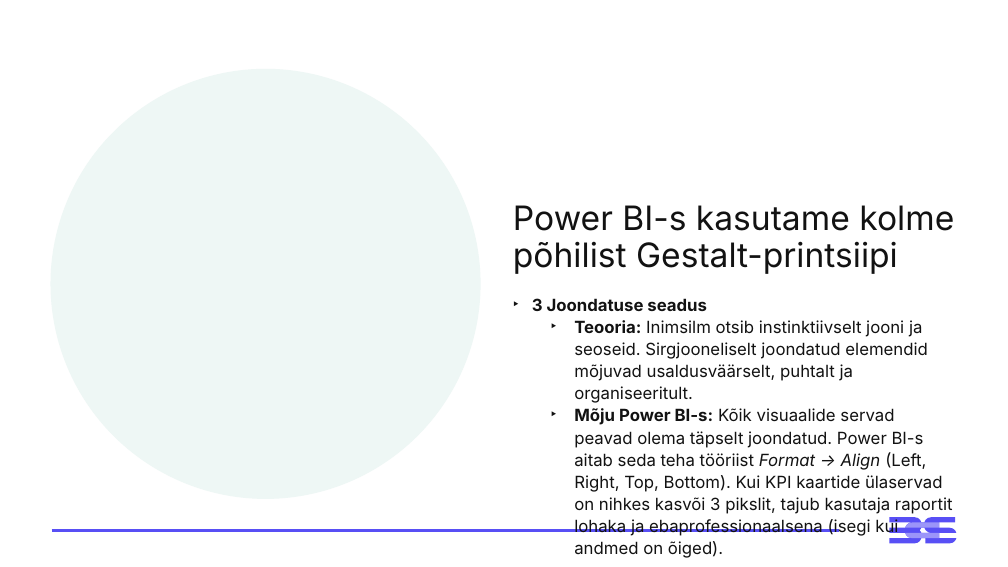
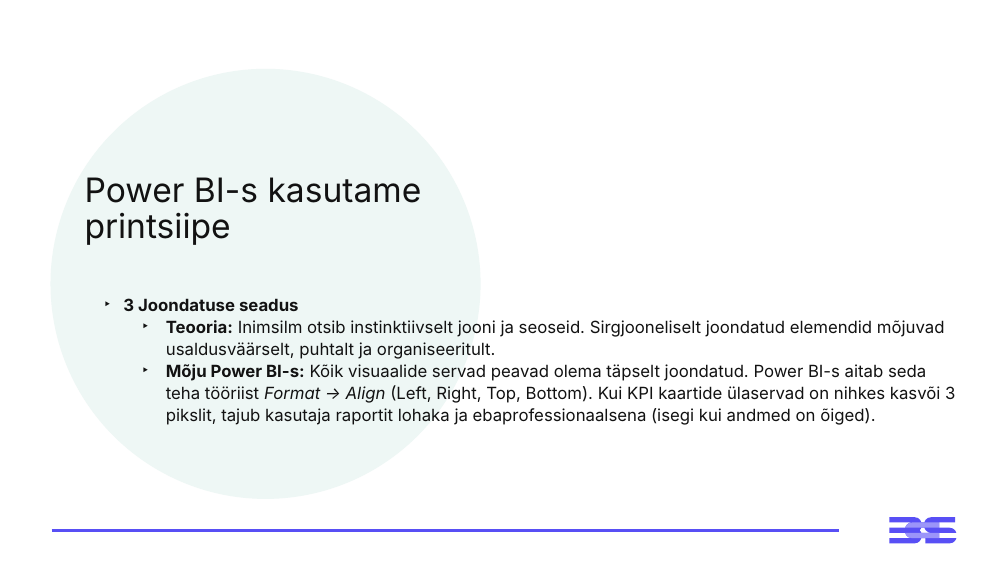
Before and after one commit to emilieabel/andmetarkus, a slide deck: slide 23 of Materjalid/Day3 M Visuaalid Andmelugu/3-paev-andmetarkus-esitlus.pptx (slide 22 before the commit). Drawn at 1008x567 pixels with LibreOffice and Linux fonts; fonts in the diff are those of the drawing. Boxes give left, top, right and bottom in pixels: in the first picture for what was removed or moved away, otherwise in the second. Text is boxed around its words. In the diff, an @@ line names an element or a change of style, - is before the commit and + after.

```diff
--- a/Materjalid/Day3 M Visuaalid Andmelugu/3-paev-andmetarkus-esitlus.pptx
+++ b/Materjalid/Day3 M Visuaalid Andmelugu/3-paev-andmetarkus-esitlus.pptx
@@ title at (85, 177, 422, 245): text changed @@
-Power BI-s kasutame kolme põhilist Gestalt-printsiipi
+Power BI-s kasutame printsiipe
@@ text "3 Joondatuse seadus" rewrapped from (532, 298, 953, 558) to (123, 298, 955, 425) @@
```
Also in this commit, not shown: 14 other slides changed, 4 slides added, 4 slides removed, 4 other files.
